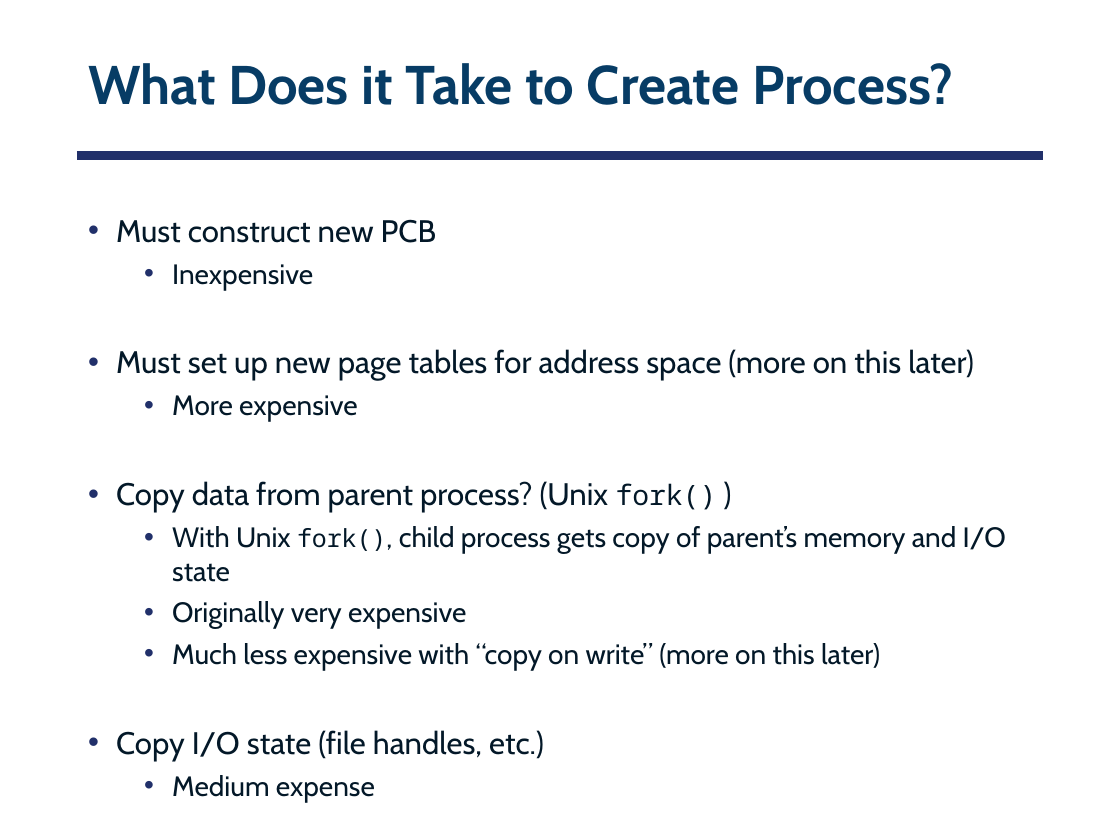
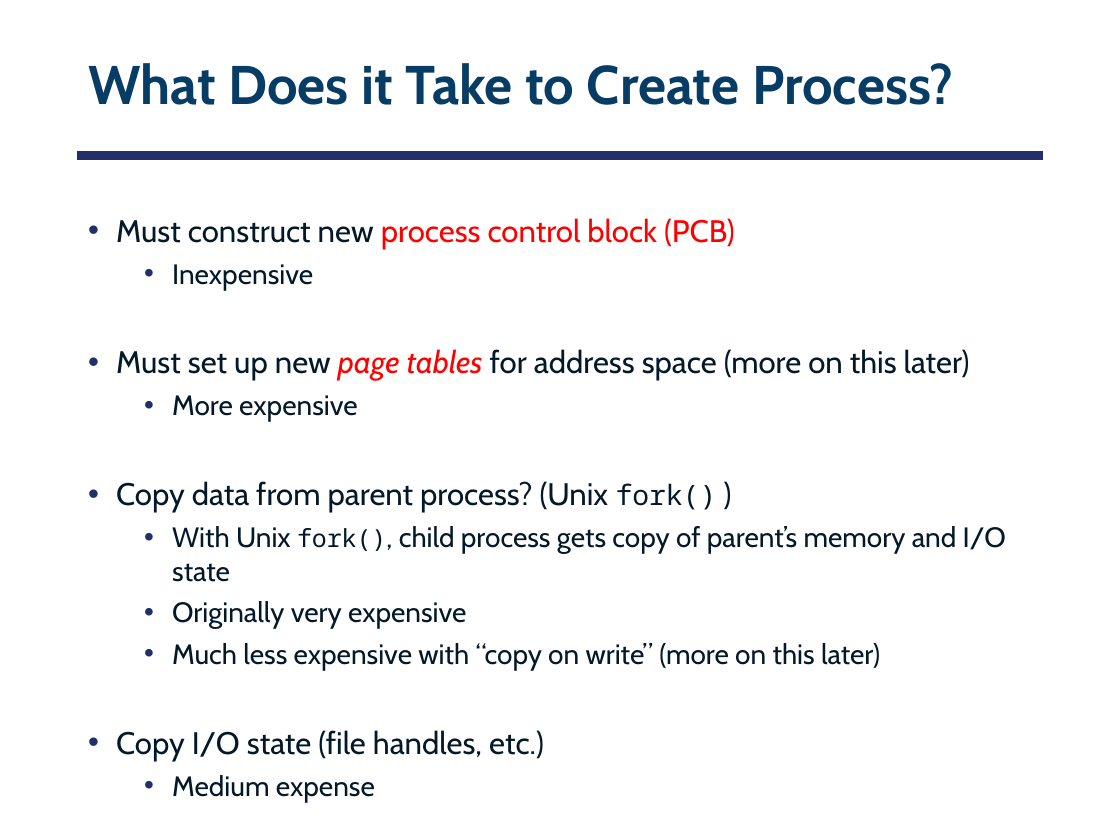
Before and after one commit to smajidzahedi/ECE350, a slide deck: slide 31 of 02-concepts.pptx (slide 32 before the commit). Drawn at 1120x840 pixels with LibreOffice and Linux fonts; fonts in the diff are those of the drawing. Boxes give left, top, right and bottom in pixels: in the first picture for what was removed or moved away, otherwise in the second. Text is boxed around its words. In the diff, an @@ line names an element or a change of style, - is before the commit and + after.

```diff
--- a/02-concepts.pptx
+++ b/02-concepts.pptx
@@ text at <box>116,218,735,249</box>: text changed; text colour #031828 to #FF0000 @@
-• Must construct new PCB
+• Must construct new process control block (PCB)
@@ text at <box>116,349,970,381</box>: text colour #031828 to #FF0000, italic on in "page tables" @@
```
Also in this commit, not shown: 7 other slides changed, 1 slide removed, 4 other files.
